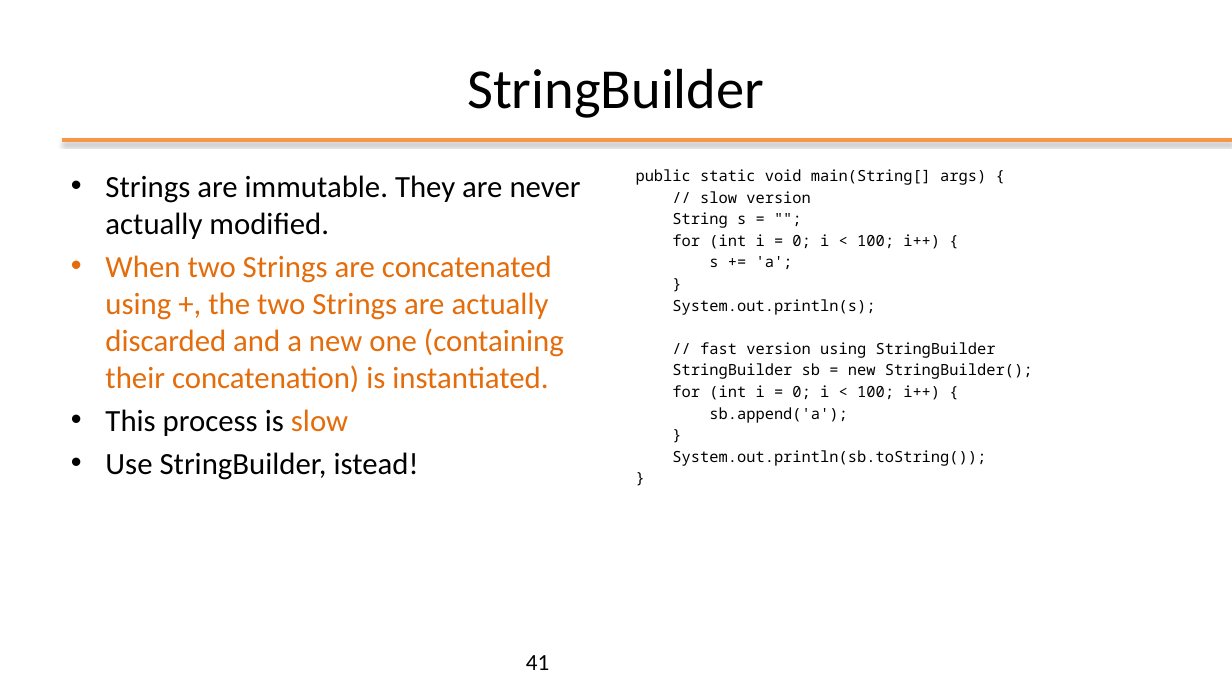
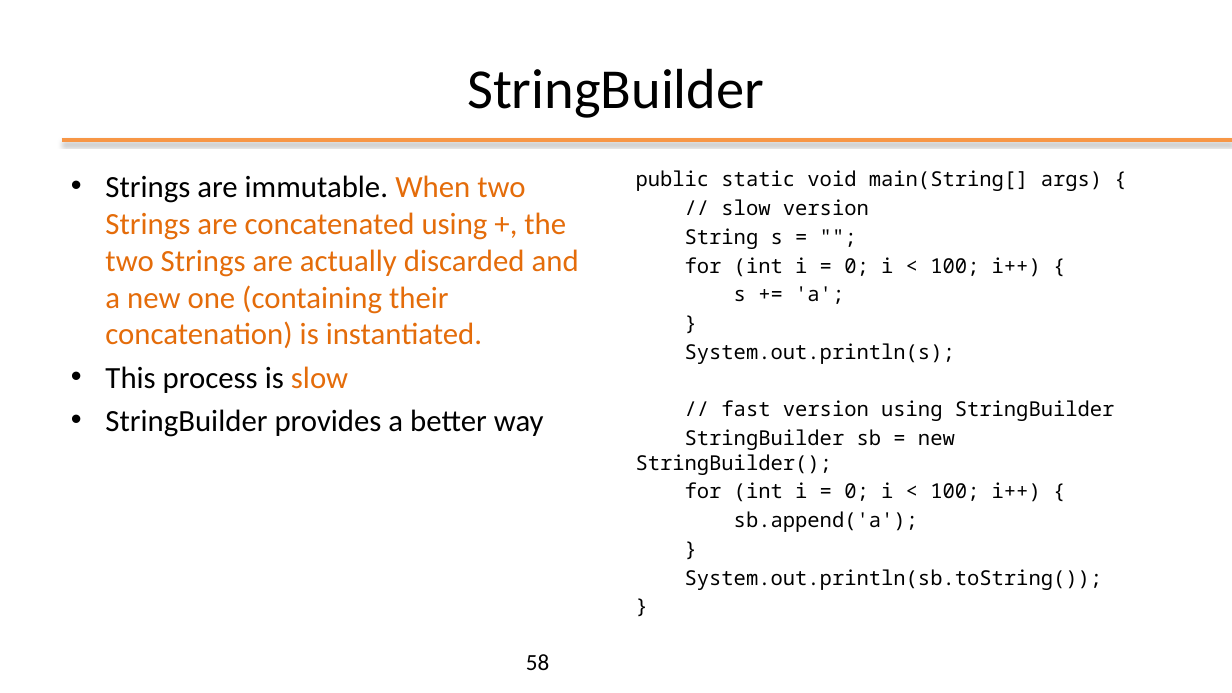
Before and after one commit to plctechnician/ooprogramming, a slide deck: slide 58 of java/slides/ppt/02 - Java Basics.pptx (slide 41 before the commit). Drawn at 1232x693 pixels with LibreOffice and Linux fonts; fonts in the diff are those of the drawing; background and template pictures are left out. Boxes give left, top, right and bottom in pixels: in the first picture for what was removed or moved away, otherwise in the second. Text is boxed around its words. In the diff, an @@ line names an element or a change of style, - is before the commit and + after.

```diff
--- a/java/slides/ppt/02 - Java Basics.pptx
+++ b/java/slides/ppt/02 - Java Basics.pptx
@@ text at bbox=[105, 175, 579, 348]: text changed @@
-• Strings are immutable. They are never actually modified.
-• When two Strings are concatenated using +, the two Strings are actually discarded and a new one (containing their concatenation) is instantiated.
+• Strings are immutable. When two Strings are concatenated using +, the two Strings are actually discarded and a new one (containing their concatenation) is instantiated.
@@ text "public static void main(String[] args) ..." at bbox=[636, 170, 1115, 590]: size 12 to 16 pt @@
@@ text at bbox=[105, 409, 544, 437]: text changed @@
-• Use StringBuilder, istead!
+• StringBuilder provides a better way
@@ page number at bbox=[526, 654, 549, 670]: text changed @@
-41
+58
```
Also in this commit, not shown: 11 other slides changed, 9 slides added, 8 slides removed, 1 other file.
